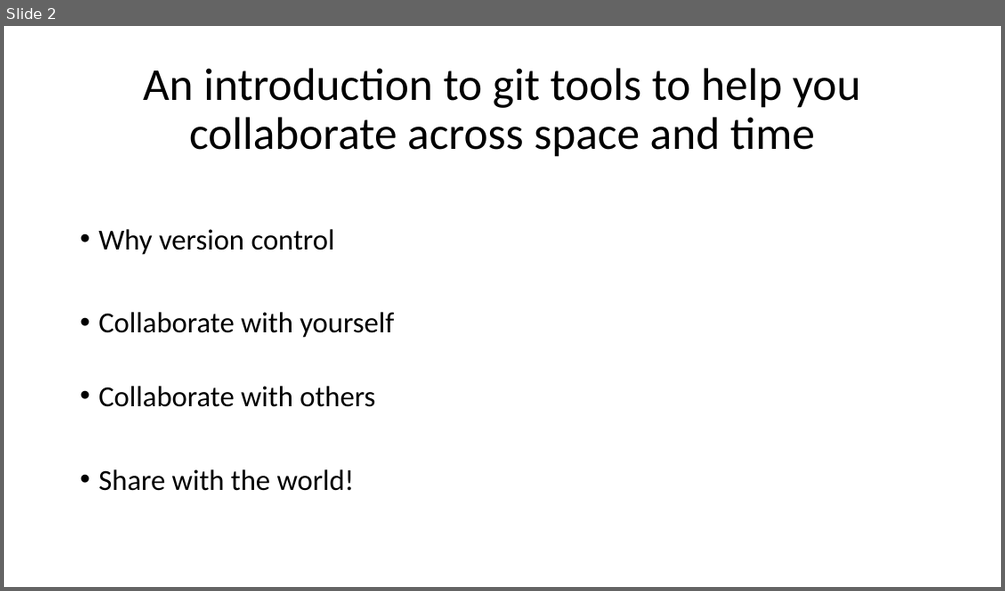
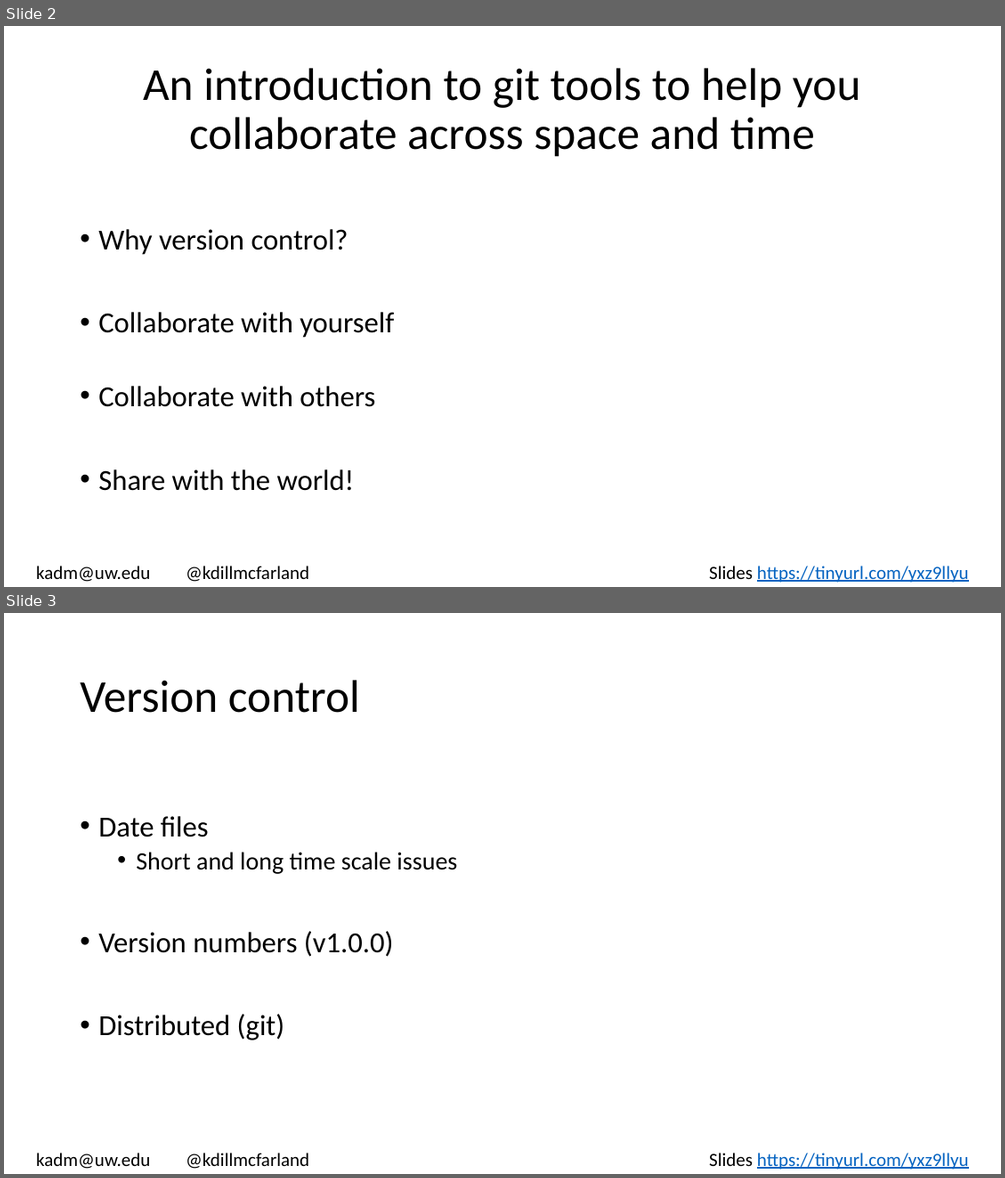
Before and after one commit to hawn-lab/workshops_UW_Seattle, a slide deck: 2021.01.14_git/2020.01.14_git.pptx. Shown one above the other, each under a label of ours: slide 2 before the commit, slides 2 and 3 after it. The pictures are 1005x591 and 1005x1178 pixels, drawn with LibreOffice and Linux fonts; fonts in the diff are those of the drawing. Boxes give left, top, right and bottom in pixels: in the first picture for what was removed or moved away, otherwise in the second. Text is boxed around its words. In the diff, an @@ line names an element or a change of style, - is before the commit and + after.

```diff
--- a/2021.01.14_git/2020.01.14_git.pptx
+++ b/2021.01.14_git/2020.01.14_git.pptx
@@ slide 3 added at [4, 613, 1001, 1174], background #FFFFFF @@
@@ title added at [80, 680, 360, 713], 44 pt, text #000000 @@
+Version control
@@ text added at [98, 816, 457, 1040], 28 pt, text #000000 @@
+• Date files
+  • Short and long time scale issues
+• Version numbers (v1.0.0)
+• Distributed (git)
@@ text added at [36, 1152, 969, 1169], 18 pt, text #000000 @@
+kadm@uw.edu @kdillmcfarland Slides https://tinyurl.com/yxz9llyu
@@ slide 2 changed as well @@
@@ text at [98, 229, 348, 255]: text changed @@
-• Why version control
+• Why version control?
@@ text added at [36, 565, 969, 582], 18 pt, text #000000 @@
+kadm@uw.edu @kdillmcfarland Slides https://tinyurl.com/yxz9llyu
```
Also in this commit, not shown: 1 other slide changed, 7 other slides added, 1 slide removed.
